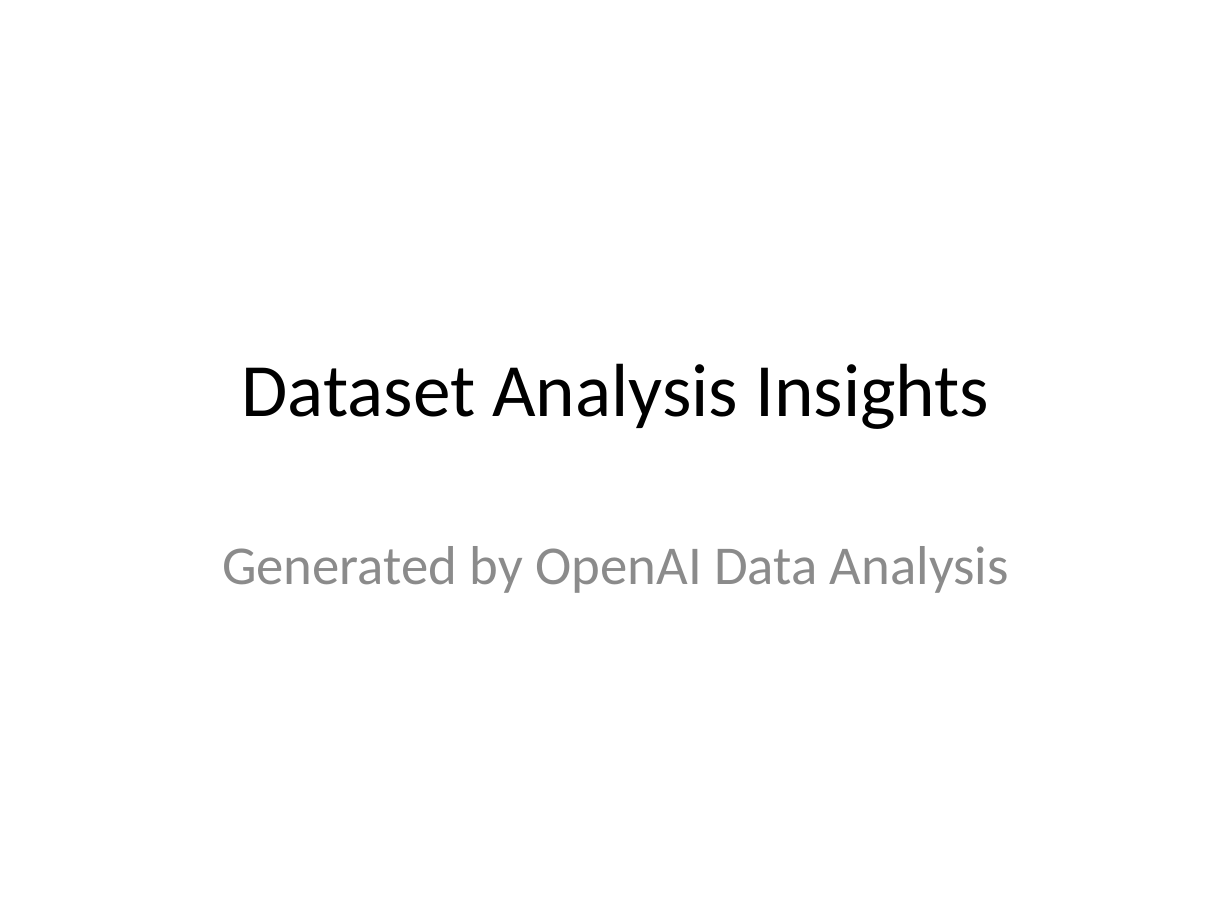
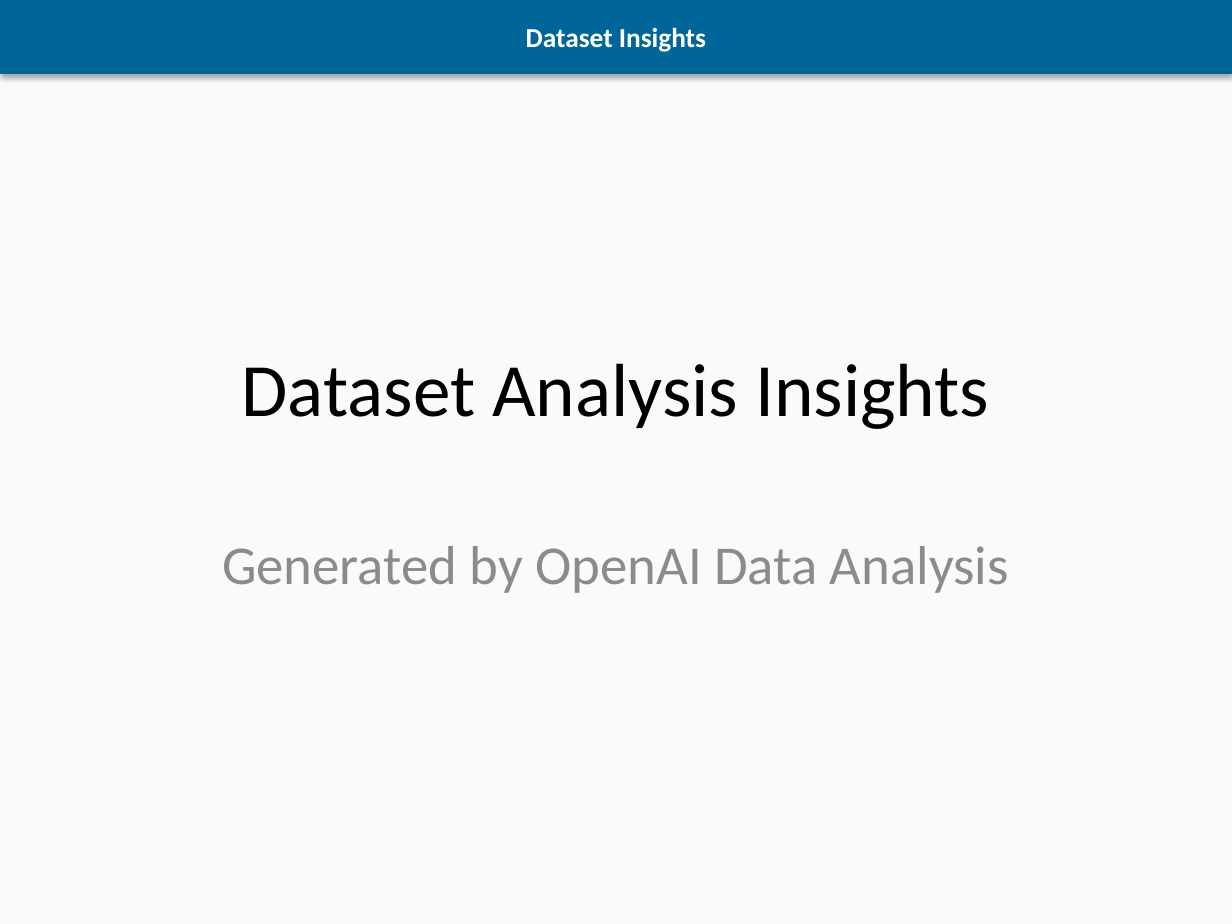
Before and after one commit to jyoung10078/elijah, a slide deck: slide 1 of testing/dataset_insights.pptx. Drawn at 1232x924 pixels with LibreOffice and Linux fonts; fonts in the diff are those of the drawing. Boxes give left, top, right and bottom in pixels: in the first picture for what was removed or moved away, otherwise in the second. Text is boxed around its words. In the diff, an @@ line names an element or a change of style, - is before the commit and + after.

```diff
--- a/testing/dataset_insights.pptx
+++ b/testing/dataset_insights.pptx
@@ background #FFFFFF to #FAFAFA @@
@@ rectangle added at [0, 0, 1232, 74], fill #006699, 16 pt, text #FFFFFF, bold @@
+Dataset Insights
```
Also in this commit, not shown: 4 slides added, 5 slides removed, 2 other files.
